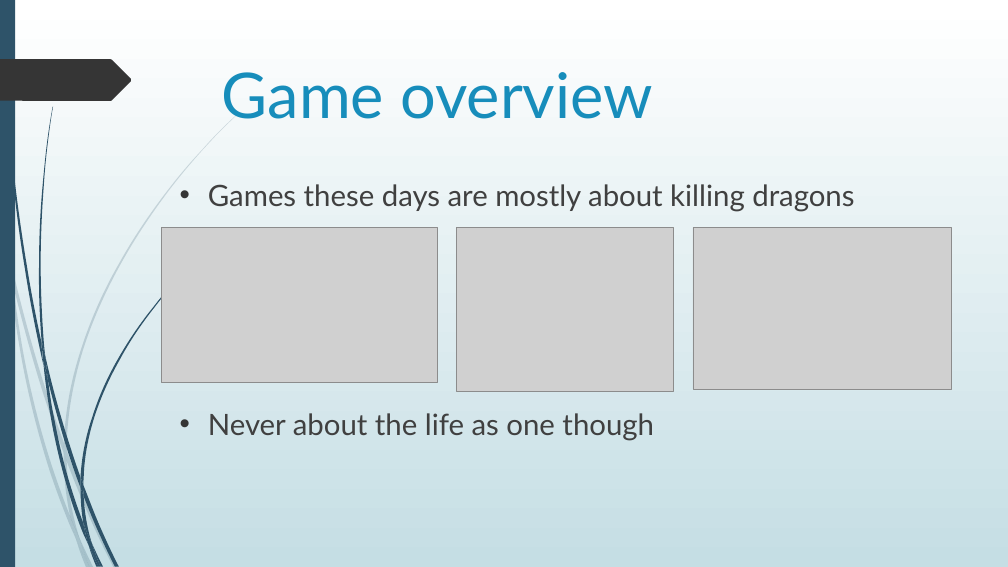
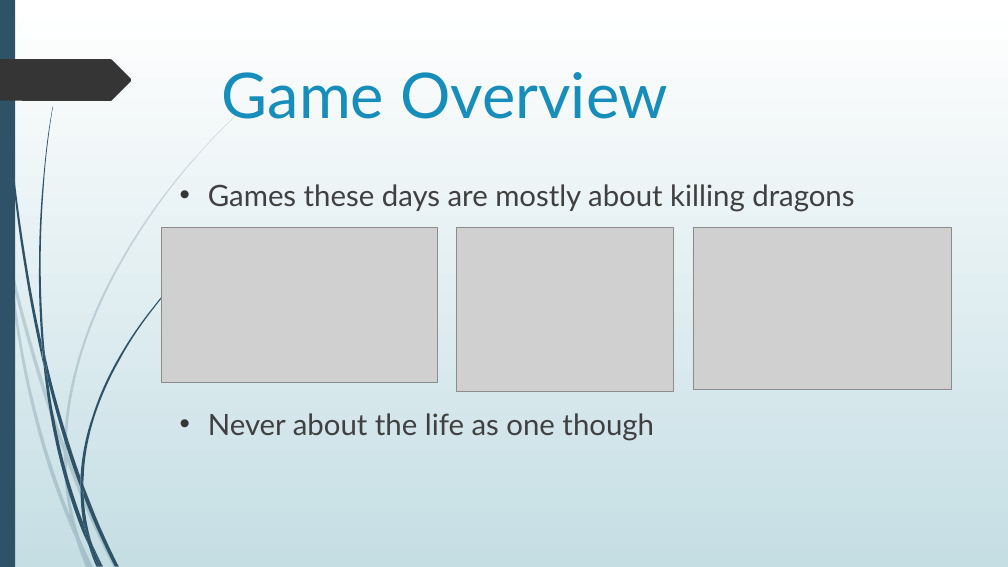
Before and after one commit to DKrein/COMP397-FinalProject, a slide deck: slide 3 of Doc/Presentation.pptx. Drawn at 1008x567 pixels with LibreOffice and Linux fonts; fonts in the diff are those of the drawing; grey boxes stand for pictures. Boxes give left, top, right and bottom in pixels: in the first picture for what was removed or moved away, otherwise in the second. Text is boxed around its words. In the diff, an @@ line names an element or a change of style, - is before the commit and + after.

```diff
--- a/Doc/Presentation.pptx
+++ b/Doc/Presentation.pptx
@@ title at [222, 72, 668, 119]: text changed @@
-Game overview
+Game Overview
```
Also in this commit, not shown: 3 other slides changed, 2 slides added.
